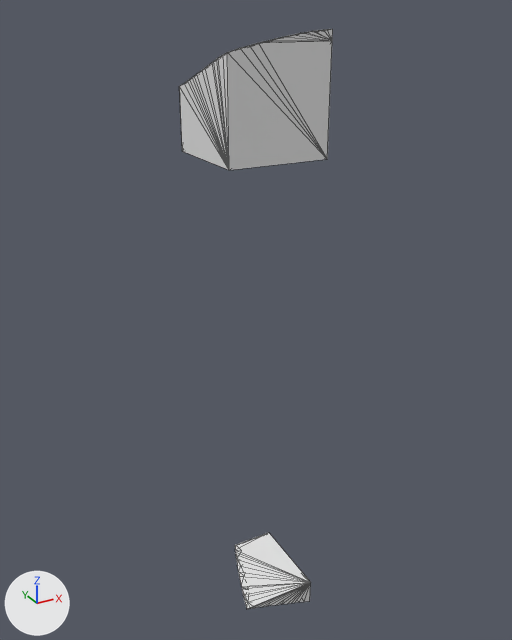
Two versions of the glTF model assets/terrain/surface_pieces/surf_8_29.glb, one commit apart.
Rendered twice from a 50 mm lens placed at (-83.51, -66.91, -23.73), pointed at (-67.0, -36.89, -38.74). Arrows for +X, +Y and +Z are at lower left; the lights stay in place. The first picture is the older version. Mesh edges are drawn as thin lines. Where no turn or scale is listed for an object, it has been applied to the vertices.

In view in the first picture: 'layer_1', 'layer_7' and 1 more.
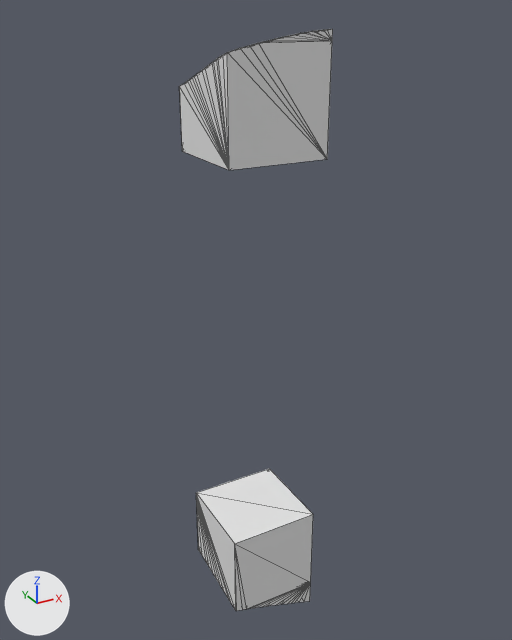
The change in detail:
Mesh me_layer_6 is new.
It has 52 vertices, 100 faces and spans x -70.0..-65.0, y -40.0..-35.0, z -55.0..-50.0.
Object 'layer_6' (ob_layer_6) is new; it shows me_layer_6.
Its location is (0.0, 0.0, 0.0).

Boxes (x1, y1, x2, y2) around the edits, measured in the pictures (512 x 640 px):
'layer_6', added: after (196, 469, 313, 611)
'layer_7', unchanged, covered by the edit: before (235, 533, 311, 609); after (248, 582, 311, 609)
